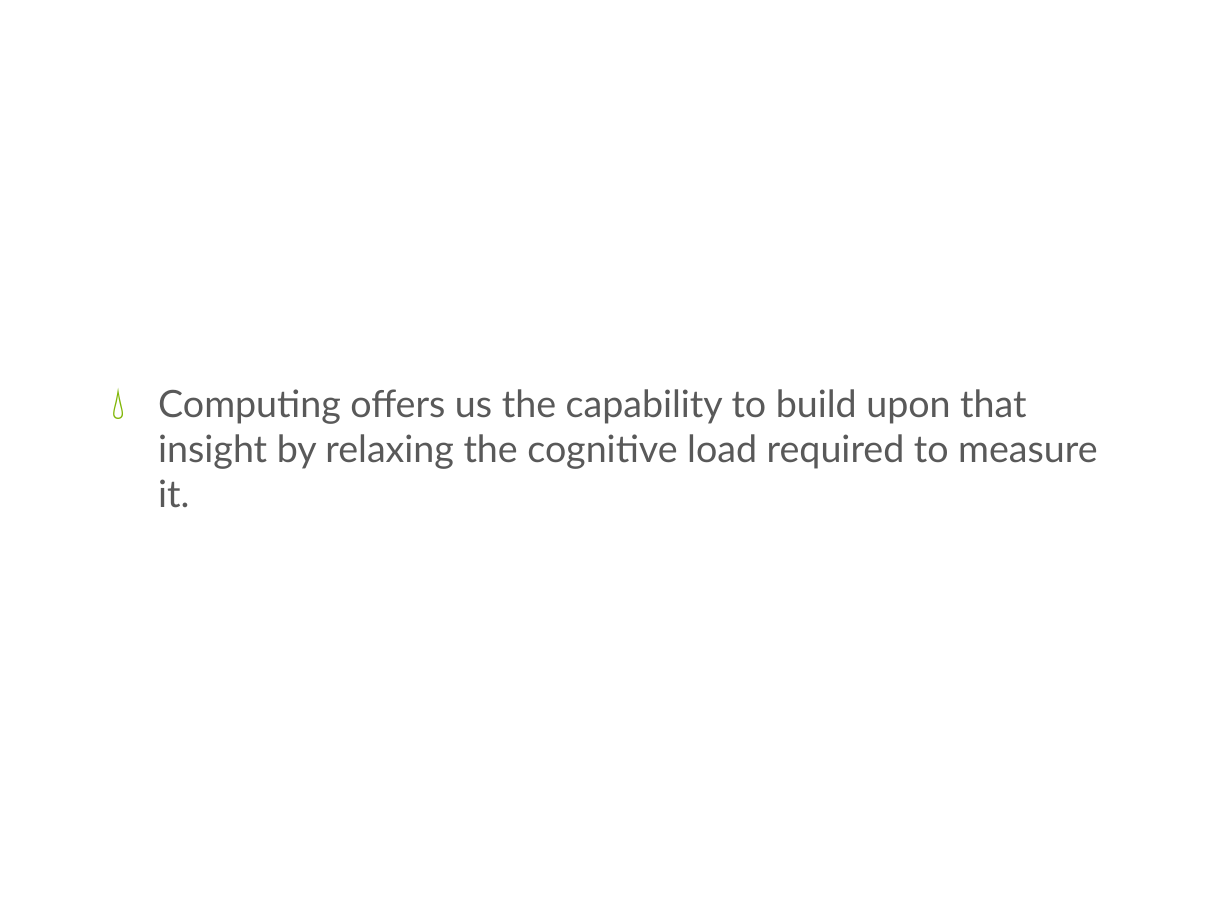
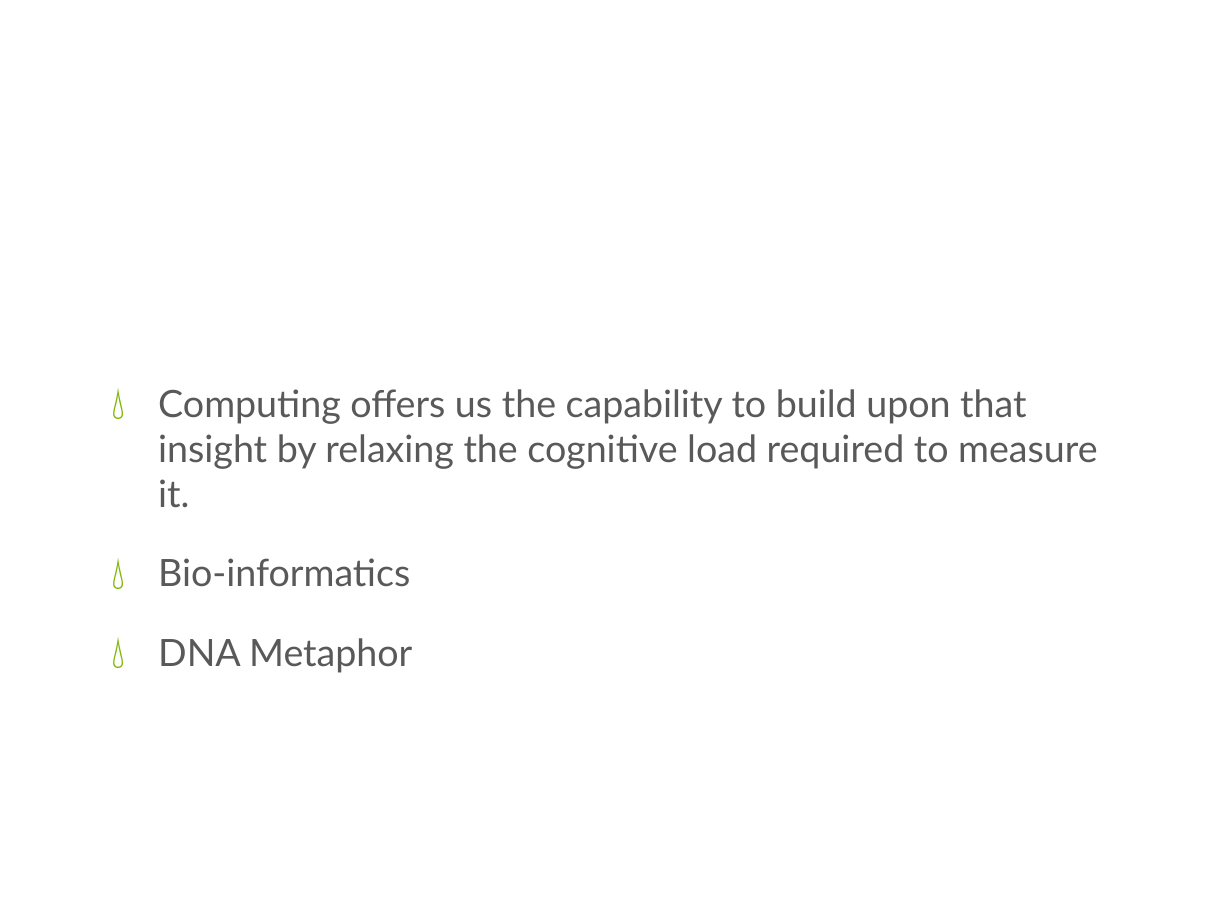
Before and after one commit to xwsxethan/MusicScoring, a slide deck: slide 5 of Documents/Thesis/ThesisDissertation.pptx. Drawn at 1232x924 pixels with LibreOffice and Linux fonts; fonts in the diff are those of the drawing; background and template pictures are left out. Boxes give left, top, right and bottom in pixels: in the first picture for what was removed or moved away, otherwise in the second. Text is boxed around its words. In the diff, an @@ line names an element or a change of style, - is before the commit and + after.

Commit message:
Updating slides for xwsxethan/MusicScoring#103

```diff
--- a/Documents/Thesis/ThesisDissertation.pptx
+++ b/Documents/Thesis/ThesisDissertation.pptx
@@ text at [158,558,412,673]: paragraphs added @@
+💧 Bio-informatics
+💧 DNA Metaphor
```
